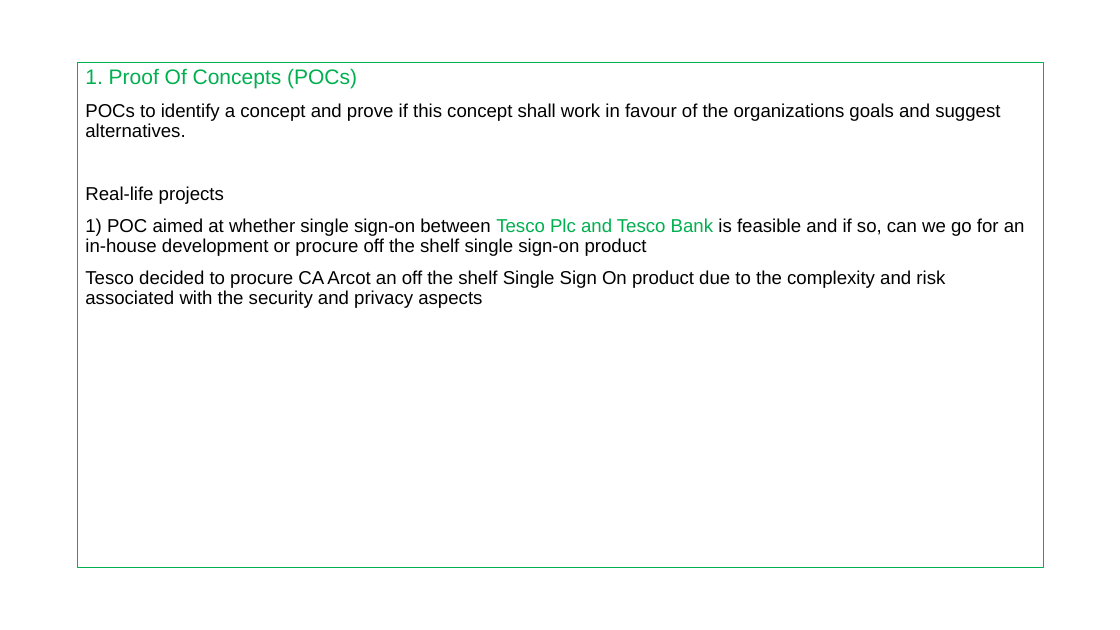
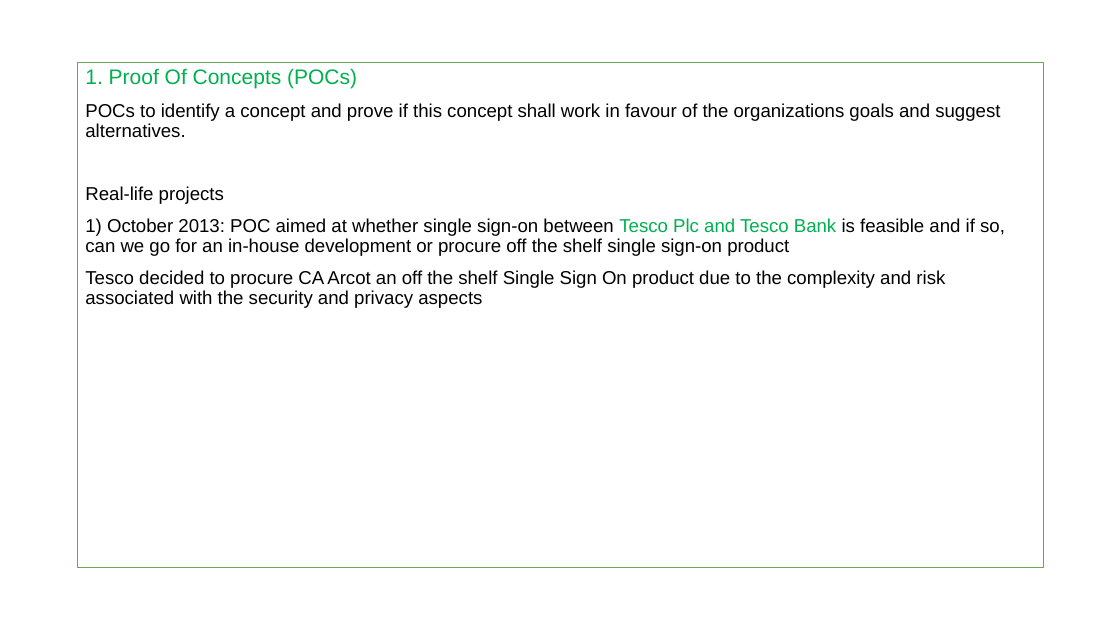
Before and after one commit to RaghavanKasthuri/User-Experience-UX-, a slide deck: slide 2 of Research Methods/User Research Methods.pptx. Drawn at 1120x630 pixels with LibreOffice and Linux fonts; fonts in the diff are those of the drawing. Boxes give left, top, right and bottom in pixels: in the first picture for what was removed or moved away, otherwise in the second. Text is boxed around its words. In the diff, an @@ line names an element or a change of style, - is before the commit and + after.

```diff
--- a/Research Methods/User Research Methods.pptx
+++ b/Research Methods/User Research Methods.pptx
@@ text "1. Proof Of Concepts (POCs)" at box(77, 62, 1044, 567): outline #00B050 0.75 pt to #6AA84F 0.75 pt @@
@@ text at box(85, 218, 1005, 256): text changed @@
-1) POC aimed at whether single sign-on between Tesco Plc and Tesco Bank is feasible and if so, can we go for an in-house development or procure off the shelf single sign-on product
+1) October 2013: POC aimed at whether single sign-on between Tesco Plc and Tesco Bank is feasible and if so, can we go for an in-house development or procure off the shelf single sign-on product
```
Also in this commit, not shown: 6 other slides changed.
